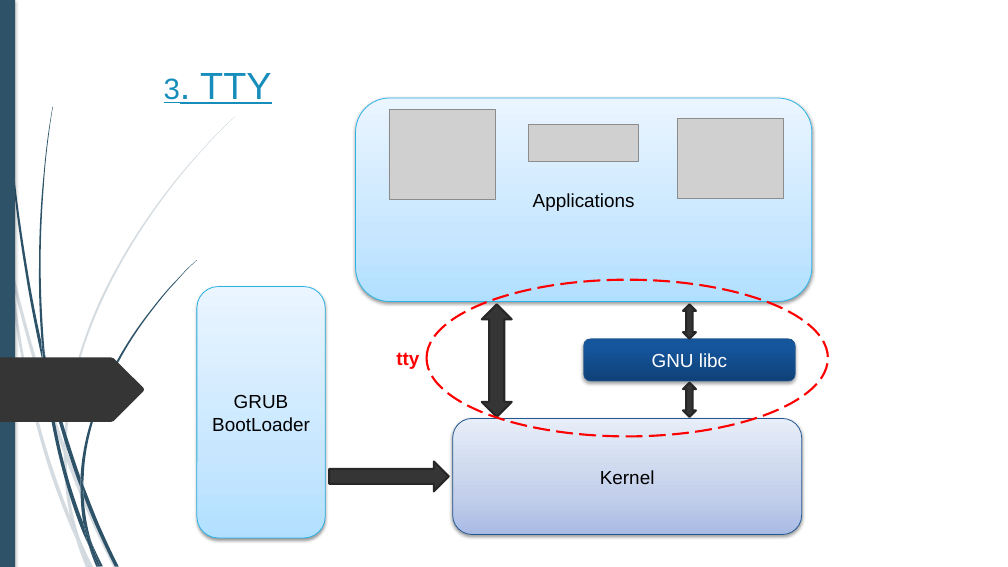
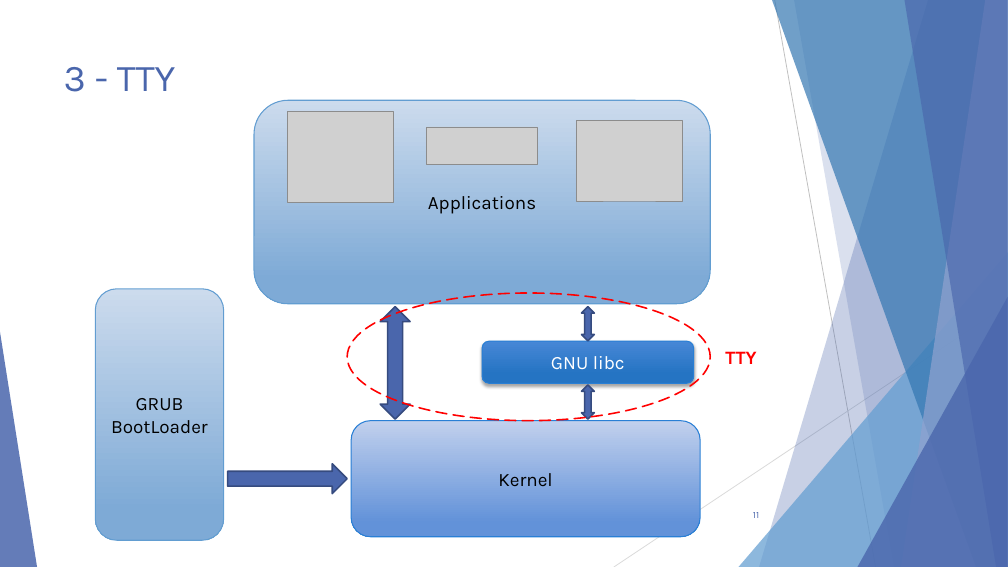
Before and after one commit to alexandreAubois/Secu_linux, a slide deck: slide 11 of Projet-Linux.pptx (slide 7 before the commit). Drawn at 1008x567 pixels with LibreOffice and Linux fonts; fonts in the diff are those of the drawing; grey boxes stand for pictures; background and template pictures are left out. Boxes give left, top, right and bottom in pixels: in the first picture for what was removed or moved away, otherwise in the second. Text is boxed around its words. In the diff, an @@ line names an element or a change of style, - is before the commit and + after.

```diff
--- a/Projet-Linux.pptx
+++ b/Projet-Linux.pptx
@@ rectangle removed at [0, 0, 15, 567] @@
@@ title at [64, 67, 176, 92]: text changed; font Arial to Karla; text colour #178DBB to #4A66AC @@
-3. TTY
+3 - TTY
@@ rounded rectangle "Applications": place and size @@
-rounded rectangle "Applications" at [355, 98, 811, 302]
+rounded rectangle "Applications" at [254, 101, 710, 304]
@@ rounded rectangle "Applications" at [254, 101, 710, 304]: font Arial to Karla; fill gradient #B2E0FF to #C9E8FF to #EAF6FF to gradient #CDDCED to #7FAAD6; outline #2BB2E5 0.75 pt to #629DD1 1 pt; shadow off @@
@@ rounded rectangle "GRUB" at [95, 289, 224, 541]: font Arial to Karla; fill gradient #B2E0FF to #C9E8FF to #EAF6FF to gradient #CDDCED to #7FAAD6; outline #2BB2E5 0.75 pt to #629DD1 1 pt; shadow off @@
@@ ellipse: place and size @@
-ellipse at [426, 280, 828, 436]
+ellipse at [347, 293, 710, 421]
@@ ellipse at [347, 293, 710, 421]: outline #FF0000 2 pt dashed to #FF0000 1.5 pt dashed @@
@@ freeform shape removed at [0, 358, 144, 422] @@
@@ group added at [0, 0, 1008, 567]: 5 freeform shapes, 3 triangles, 2 lines @@
@@ rounded rectangle "GNU libc" at [482, 341, 694, 383]: font Arial to Karla; fill gradient #104278 to #15569C to #13569F to gradient #4887D7 to #2674C3; outline #235790 0.75 pt to #297FD5 1 pt; shadow changed @@
@@ text at [725, 351, 756, 364]: text changed; font Arial to Karla @@
-tty
+TTY
@@ 3 pictures, 3 rounded rectangles, 3 up down arrows: place and size @@
-3 pictures, 3 rounded rectangles, 3 up down arrows at [197, 109, 802, 538]
+3 pictures, 3 rounded rectangles, 3 up down arrows at [95, 111, 700, 541]
@@ fill #353535 to #4A66AC; outline #272727 2 pt to #374B7F 1.5 pt in 4 elements at [380, 307, 411, 420], [228, 464, 347, 494], [582, 307, 594, 341], [582, 385, 594, 419] @@
@@ rounded rectangle "Kernel" at [351, 420, 700, 536]: font Arial to Karla; fill gradient #AABCE5 to #C4D0EC to #E8EDF8 to gradient #C2D1EE to #6393DA; outline #235790 0.75 pt to #297FD5 1 pt; shadow off @@
@@ right arrow: place and size @@
-right arrow at [329, 461, 448, 492]
+right arrow at [228, 464, 347, 494]
@@ group removed at [0, 116, 236, 567]: 10 freeform shapes @@
@@ group removed at [2, 0, 197, 567]: 12 freeform shapes @@
@@ page number added at [753, 512, 759, 518], 9 pt, text #4A66AC @@
+11
```
Also in this commit, not shown: 27 other slides changed, 13 slides added, 5 slides removed.
